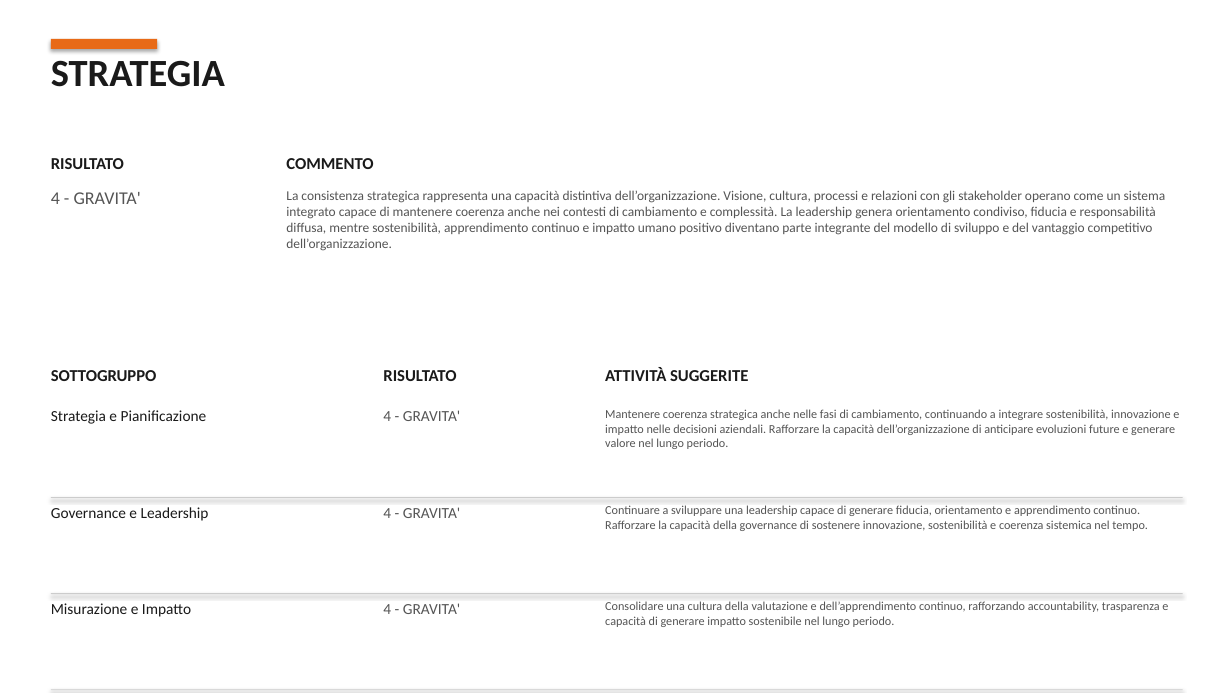
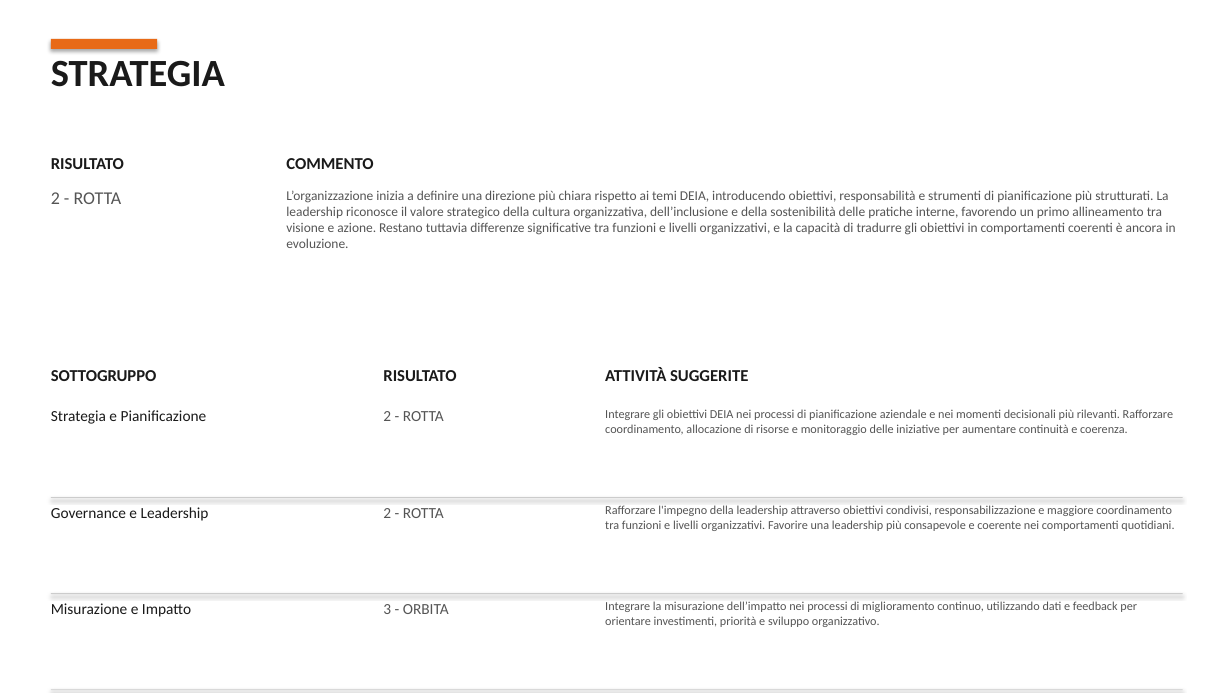
Before and after one commit to Frenz86/OsservatorioGalactica, a slide deck: slide 3 of template_esempio_compilato.pptx. Drawn at 1232x693 pixels with LibreOffice and Linux fonts; fonts in the diff are those of the drawing. Boxes give left, top, right and bottom in pixels: in the first picture for what was removed or moved away, otherwise in the second. Text is boxed around its words. In the diff, an @@ line names an element or a change of style, - is before the commit and + after.

```diff
--- a/template_esempio_compilato.pptx
+++ b/template_esempio_compilato.pptx
@@ text at box(51, 192, 122, 204): text changed @@
-4 - GRAVITA'
+2 - ROTTA
@@ text at box(286, 190, 1176, 248): text changed @@
-La consistenza strategica rappresenta una capacità distintiva dell’organizzazione. Visione, cultura, processi e relazioni con gli stakeholder operano come un sistema integrato capace di mantenere coerenza anche nei contesti di cambiamento e complessità. La leadership genera orientamento condiviso, fiducia e responsabilità diffusa, mentre sostenibilità, apprendimento continuo e impatto umano positivo diventano parte integrante del modello di sviluppo e del vantaggio competitivo dell’organizzazione.
+L’organizzazione inizia a definire una direzione più chiara rispetto ai temi DEIA, introducendo obiettivi, responsabilità e strumenti di pianificazione più strutturati. La leadership riconosce il valore strategico della cultura organizzativa, dell’inclusione e della sostenibilità delle pratiche interne, favorendo un primo allineamento tra visione e azione. Restano tuttavia differenze significative tra funzioni e livelli organizzativi, e la capacità di tradurre gli obiettivi in comportamenti coerenti è ancora in evoluzione.
@@ text at box(383, 411, 444, 421): text changed @@
-4 - GRAVITA'
+2 - ROTTA
@@ text at box(605, 409, 1173, 435): text changed @@
-Mantenere coerenza strategica anche nelle fasi di cambiamento, continuando a integrare sostenibilità, innovazione e impatto nelle decisioni aziendali. Rafforzare la capacità dell’organizzazione di anticipare evoluzioni future e generare valore nel lungo periodo.
+Integrare gli obiettivi DEIA nei processi di pianificazione aziendale e nei momenti decisionali più rilevanti. Rafforzare coordinamento, allocazione di risorse e monitoraggio delle iniziative per aumentare continuità e coerenza.
@@ text at box(383, 508, 444, 518): text changed @@
-4 - GRAVITA'
+2 - ROTTA
@@ text at box(605, 505, 1174, 531): text changed @@
-Continuare a sviluppare una leadership capace di generare fiducia, orientamento e apprendimento continuo. Rafforzare la capacità della governance di sostenere innovazione, sostenibilità e coerenza sistemica nel tempo.
+Rafforzare l'impegno della leadership attraverso obiettivi condivisi, responsabilizzazione e maggiore coordinamento tra funzioni e livelli organizzativi. Favorire una leadership più consapevole e coerente nei comportamenti quotidiani.
@@ text at box(383, 604, 449, 614): text changed @@
-4 - GRAVITA'
+3 - ORBITA
@@ text at box(605, 601, 1137, 627): text changed @@
-Consolidare una cultura della valutazione e dell’apprendimento continuo, rafforzando accountability, trasparenza e capacità di generare impatto sostenibile nel lungo periodo.
+Integrare la misurazione dell’impatto nei processi di miglioramento continuo, utilizzando dati e feedback per orientare investimenti, priorità e sviluppo organizzativo.
```
Also in this commit, not shown: 4 other slides changed, 1 slide added, 1 slide removed, 4 other files.
